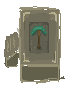
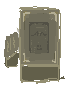
Two versions of the same layered image (70px x 90px). Layer-by-layer changes:
hid "pickup" over [31, 25, 47, 49]
